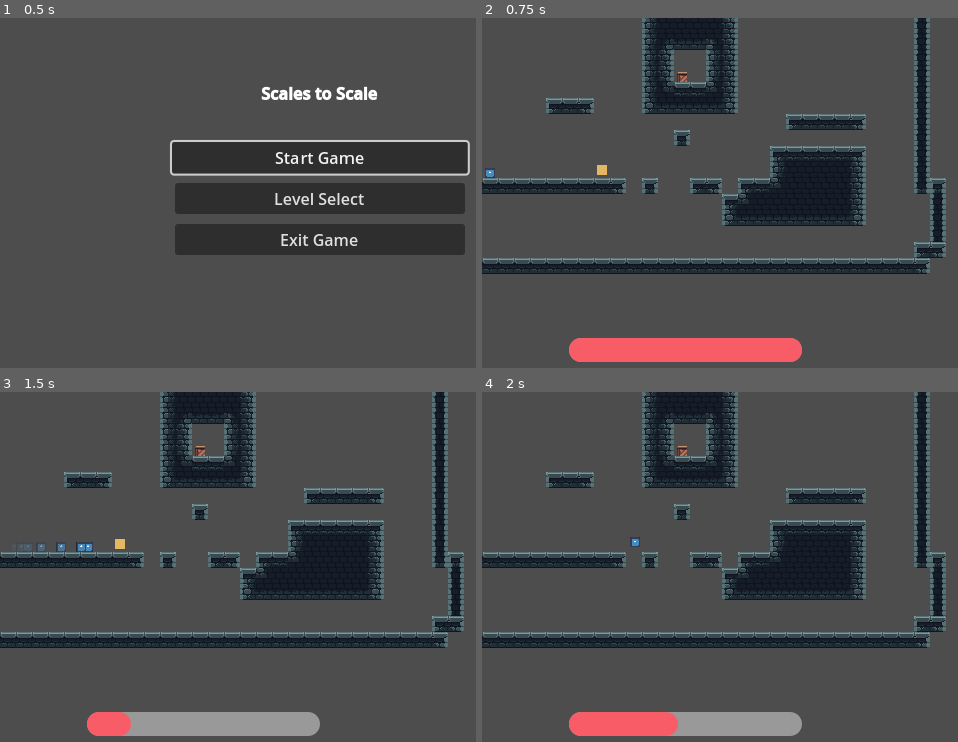
Above: before the commit, frames 1-4 (two rows, left to right).
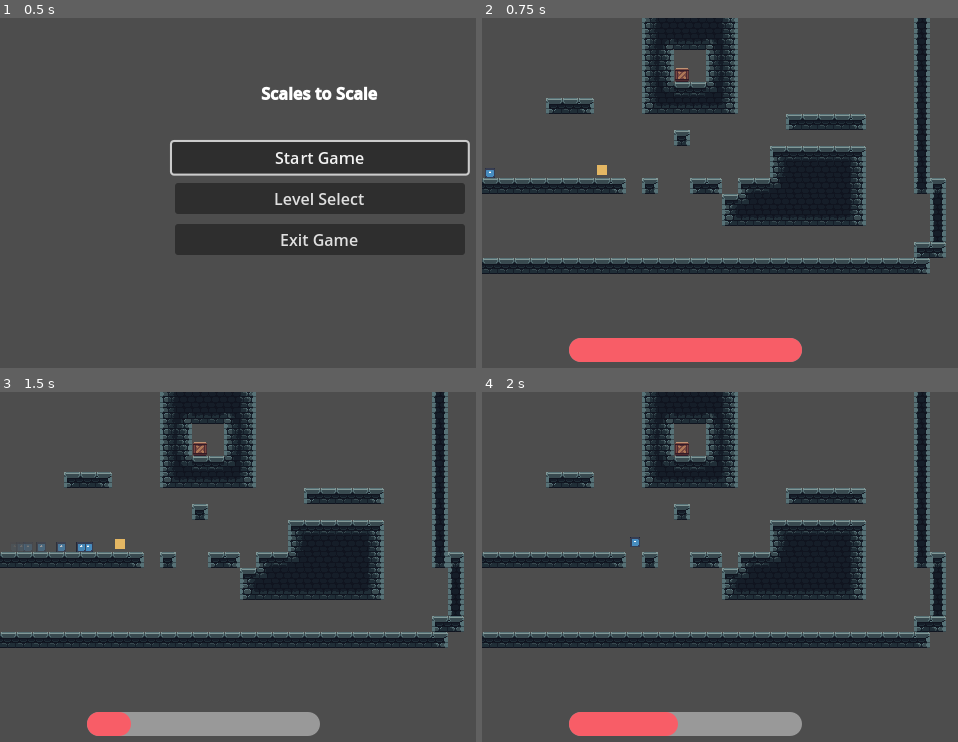
Above: after the commit, the same moments.

Repository: Robocraft999/ScalesToScale
Game: Godot game, scene res://scenes/root.tscn
Same seed, same stepped clock (60 frames per second), same inputs: the game is played once before the commit and once after it. The engine's default icon, where the game draws it, is replaced by a stand-in: a white triangle on a blue panel in a dark square.
Inputs (mouse positions are in pixels of both pictures, inside the frame that each line leads up to):
- Up to frame 1 (0.5 s): no input
- Up to frame 2 (0.75 s): click "Start Game" at 0.5 s
- Up to frame 3 (1.5 s): tap Enter at 1.25 s; move the mouse to (461, 553) at 1.27 s; hold D (move_right) from 1.28 s (still down); hold Space (dash) from 1.28 s (still down); click (461, 553) at 1.42 s
- Up to frame 4 (2 s): keep holding D (move_right); keep holding Space (dash); tap Up (jump) at 1.52 s

Frame 1 is identical in both runs. In frame 2, 0.1% of the frame differs, in the area x 40-44%, y 14-19%; in frame 3, 0.1%; in frame 4, 0.1%.

Commit message:
integrated new box texture

Diff:
--- a/scenes/test.tscn
+++ b/scenes/test.tscn
@@ -29,7 +29,7 @@
 [sub_resource type="RectangleShape2D" id="RectangleShape2D_jtt55"]
 
 [sub_resource type="RectangleShape2D" id="RectangleShape2D_o6i2r"]
-size = Vector2(10, 10)
+size = Vector2(14, 14)
 
 [node name="test" type="Node"]
 script = ExtResource("1_q0kfk")
@@ -96,7 +96,7 @@
 texture_repeat = 2
 texture = ExtResource("7_ig075")
 region_enabled = true
-region_rect = Rect2(0, 0, 10, 10)
+region_rect = Rect2(0, 0, 14, 14)
 
 [node name="Scaler" parent="StaticBody2D" instance=ExtResource("7_xs4ma")]
 
--- a/scripts/scaler.gd
+++ b/scripts/scaler.gd
@@ -64,8 +64,6 @@
 
 	var motion = try_scale()
 	if motion != Vector2.ZERO:
-		if motion.y != 0:
-			print(parent.position, motion, collider_size.y * parent.scale.y/2)
 		parent.move_and_collide(motion)
 
 # Called every frame. 'delta' is the elapsed time since the previous frame.
Not shown: 1 places in scenes/root.tscn that only renumber resources
